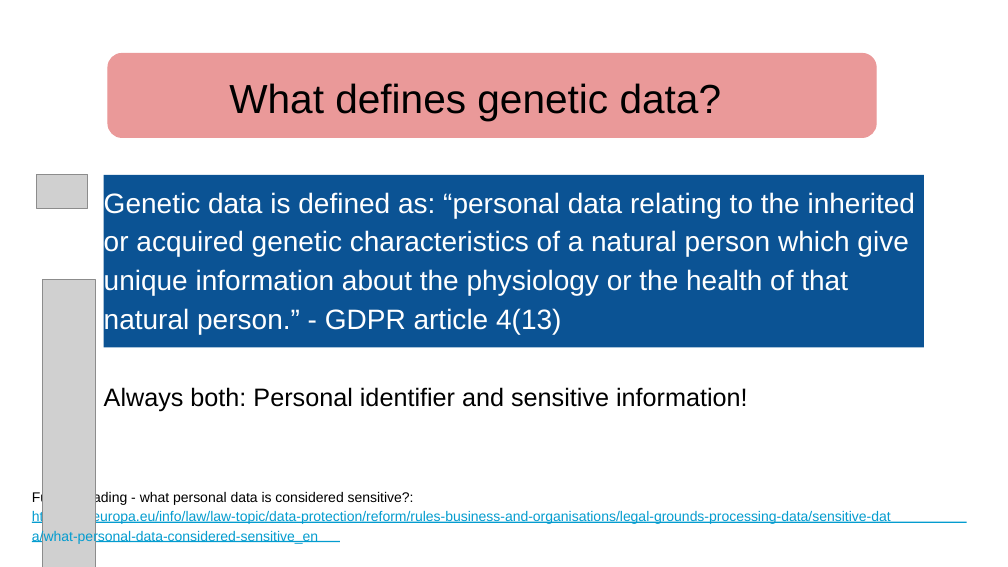
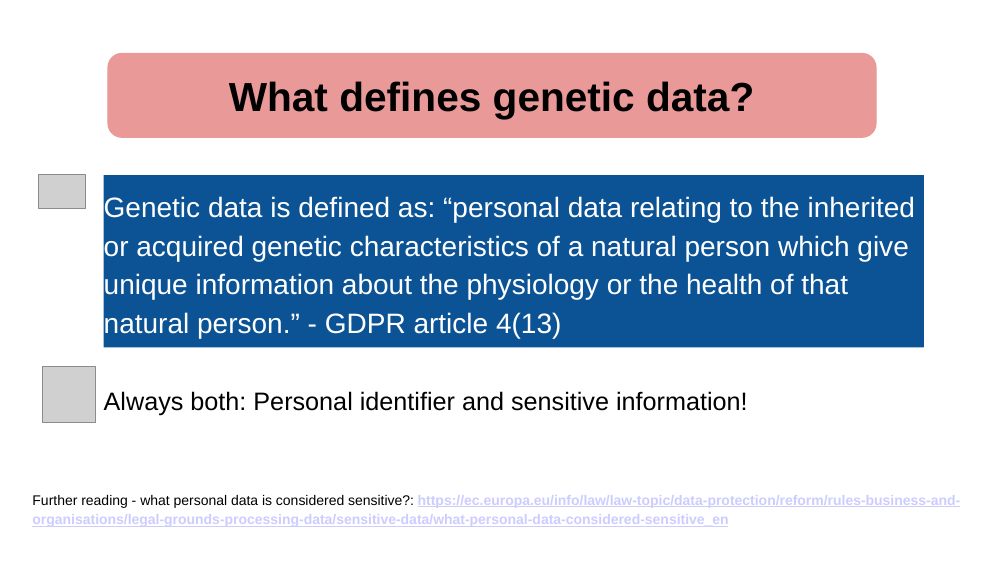
Before and after one commit to ELIXIR-Norway-Training/DMP-writing-workshop, a slide deck: slide 16 of 04_GDPR.odp (slide 15 before the commit). Drawn at 1008x567 pixels with LibreOffice and Linux fonts; fonts in the diff are those of the drawing; grey boxes stand for pictures. Boxes give left, top, right and bottom in pixels: in the first picture for what was removed or moved away, otherwise in the second. Text is boxed around its words. In the diff, an @@ line names an element or a change of style, - is before the commit and + after.

```diff
--- a/04_GDPR.odp
+++ b/04_GDPR.odp
@@ rounded rectangle "What defines genetic data?": place and size @@
-rounded rectangle "What defines genetic data?" at [229, 83, 722, 120]
+rounded rectangle "What defines genetic data?" at [108, 53, 876, 137]
@@ rounded rectangle "What defines genetic data?" at [108, 53, 876, 137]: bold on; alignment left to centre; vertical alignment top to middle; fill none to #EA9999; outline none to #EA9999 0.74 pt @@
@@ freeform shape removed at [108, 53, 876, 137] @@
@@ freeform shape removed at [108, 53, 876, 137] @@
@@ freeform shape removed at [104, 175, 924, 348] @@
@@ rectangle added at [104, 175, 924, 348], fill #0B5394, 20 pt, text #FFFFFF @@
+Genetic data is defined as: “personal data relating to the inherited or acquired genetic characteristics of a natural person which give unique information about the physiology or the health of that natural person.” - GDPR article 4(13)
@@ text removed at [104, 192, 915, 218] @@
-Genetic data is defined as: “personal data relating to the inherited
@@ text removed at [104, 230, 908, 257] @@
-or acquired genetic characteristics of a natural person which give
@@ text removed at [104, 269, 848, 295] @@
-unique information about the physiology or the health of that
@@ text removed at [104, 308, 561, 334] @@
-natural person.” - GDPR article 4(13)
@@ picture: place and size @@
-picture at [42, 279, 96, 567]
+picture at [42, 367, 96, 423]
@@ text "Always both: Personal identifier and ..." at [104, 391, 748, 416]: line spacing 1 to 1.15; more space between paragraphs @@
@@ text at [32, 495, 961, 527]: text changed; text colour #049CCF to #CCCCFF; bold on @@
-https://ec.europa.eu/info/law/law-topic/data-protection/reform/rules-business-and-organisations/legal-grounds-processing-data/sensitive-dat
+Further reading - what personal data is considered sensitive?: https://ec.europa.eu/info/law/law-topic/data-protection/reform/rules-business-and-organisations/legal-grounds-processing-data/sensitive-data/what-personal-data-considered-sensitive_en
@@ text removed at [32, 491, 414, 506] @@
-Further reading - what personal data is considered sensitive?:
@@ freeform shape removed at [32, 522, 967, 523] @@
@@ text removed at [32, 529, 318, 544] @@
-a/what-personal-data-considered-sensitive_en
@@ freeform shape removed at [32, 541, 341, 542] @@
```
Also in this commit, not shown: 49 other slides changed, 2 slides added, 1 slide removed, 19 other files.
